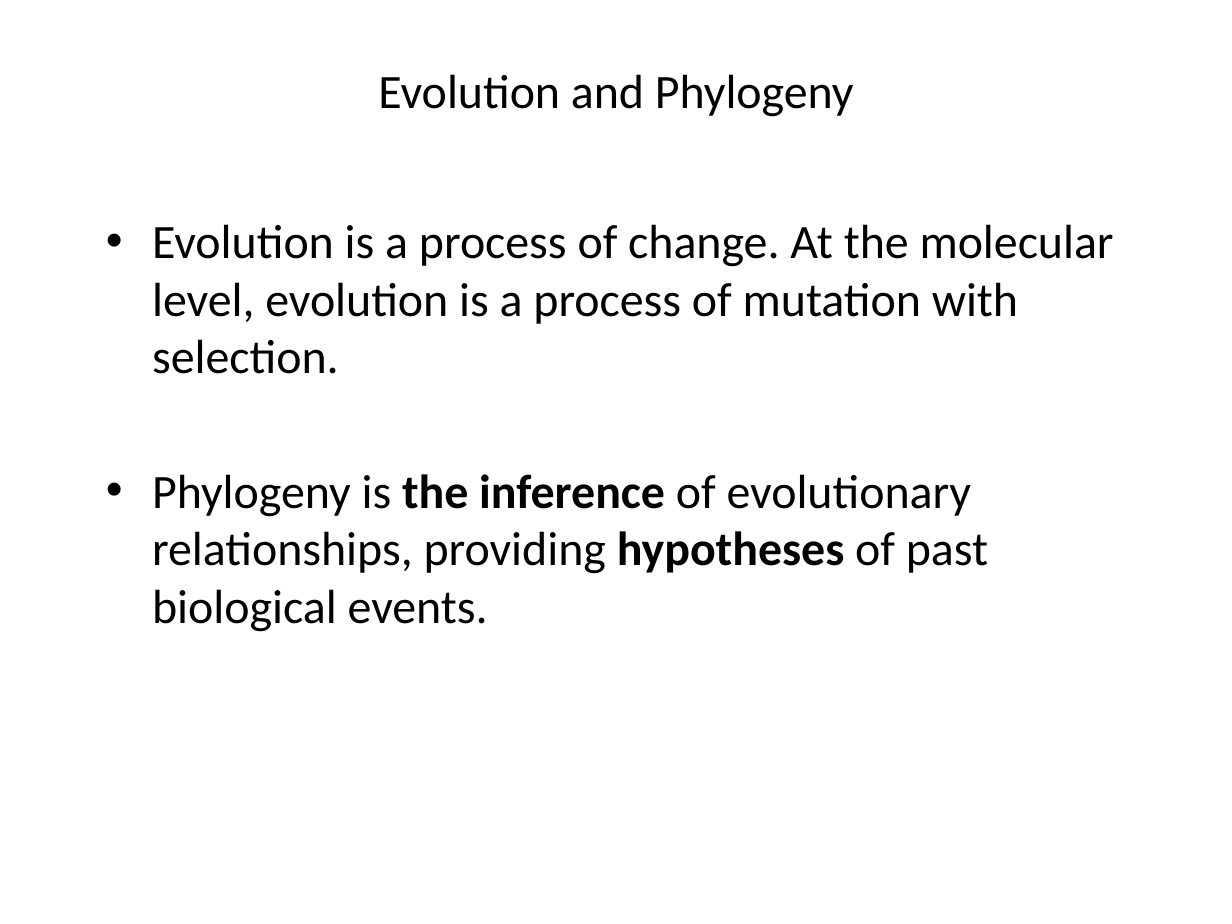
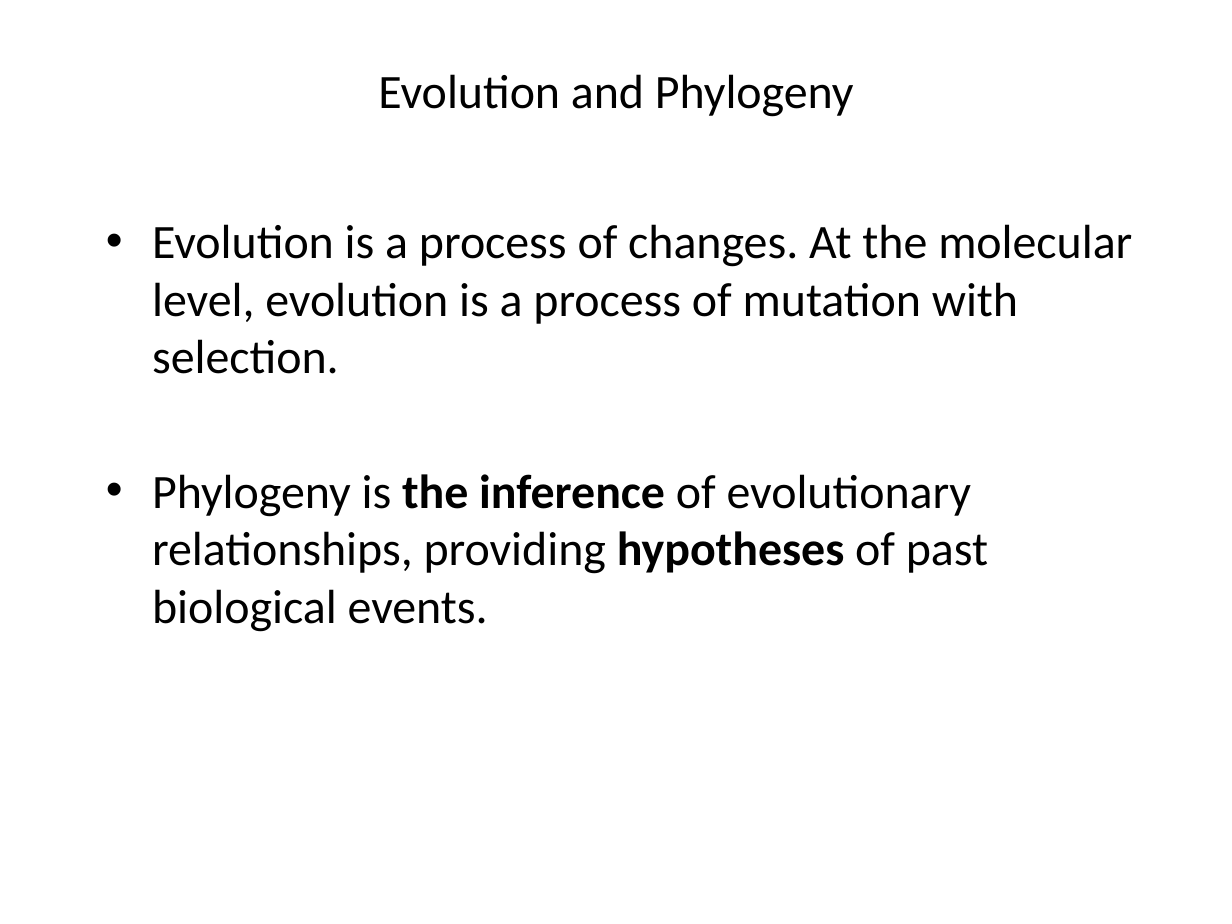
Before and after one commit to liu3zhenlab/teaching, a slide deck: slide 4 of PLPTH813Bioinformatis/2023/lectures/lecture10_phylogeny.pptx. Drawn at 1232x924 pixels with LibreOffice and Linux fonts; fonts in the diff are those of the drawing. Boxes give left, top, right and bottom in pixels: in the first picture for what was removed or moved away, otherwise in the second. Text is boxed around its words. In the diff, an @@ line names an element or a change of style, - is before the commit and + after.

```diff
--- a/PLPTH813Bioinformatis/2023/lectures/lecture10_phylogeny.pptx
+++ b/PLPTH813Bioinformatis/2023/lectures/lecture10_phylogeny.pptx
@@ text at bbox=[152, 224, 1132, 374]: text changed @@
-• Evolution is a process of change. At the molecular level, evolution is a process of mutation with selection.
+• Evolution is a process of changes. At the molecular level, evolution is a process of mutation with selection.
```
Also in this commit, not shown: 1 other slide changed, 4 other files.
